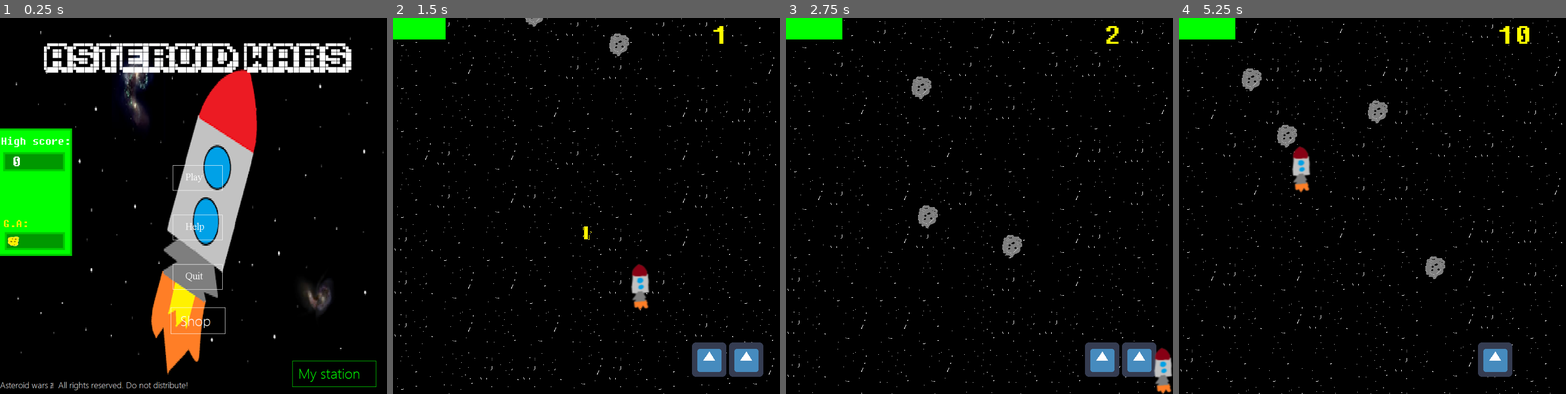
Above: before the commit, frames 1-4 (left to right).
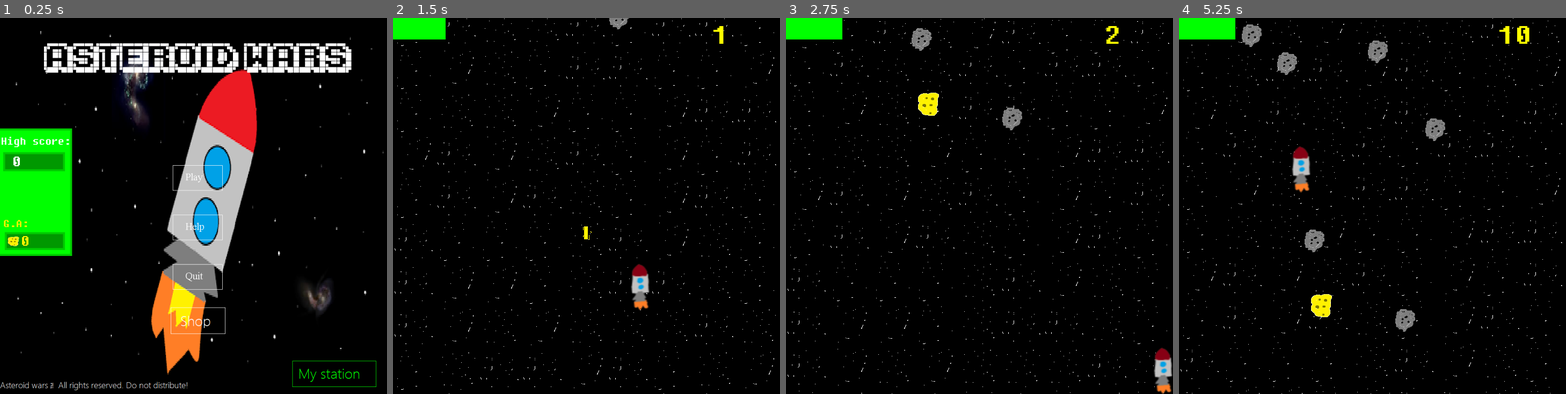
Above: after the commit, the same moments.

Repository: muhdsalm/AsteroidWars2.0
Game: Godot game, scene res://Scenes/Main Menu.tscn
Same seed, same stepped clock (60 frames per second), same inputs: the game is played once before the commit and once after it. The engine's default icon, where the game draws it, is replaced by a stand-in: a white triangle on a blue panel in a dark square.
Inputs (mouse positions are in pixels of both pictures, inside the frame that each line leads up to):
- Up to frame 1 (0.25 s): no input
- Up to frame 2 (1.5 s): click (590, 179) at 0.5 s; hold D (Right) from 1.28 s (still down); hold Space (Fire) from 1.28 s (still down)
- Up to frame 3 (2.75 s): release D (Right) at 2.03 s; release Space (Fire) at 2.03 s; hold Down (Down) from 2.03 s (still down); tap R at 2.1 s
- Up to frame 4 (5.25 s): release Down (Down) at 2.78 s; hold D (Right) 2.78-3.53 s; hold Space (Fire) 2.78-3.53 s; hold Up (Up) 3.53-4.28 s; tap R at 3.6, 5.1 s; hold Space (Fire) 4.28-5.03 s; hold Left (Left) from 4.28 s (still down)

The runs differ from the first frame. In frame 1, less than 0.1% of the frame differs, in the area x 5-8%, y 58-61%; in frame 2, 2.0%; in frame 3, 3.0%; in frame 4, 3.3%, in the area x 16-87%, y 1-96%.

Commit message:
Golden Asteroids
> Made asteroids 2 times slower
> Removed Shields (because asteroids are slower so we don't need them
anymore.
> Added the possibility of being a golden asteroid to the asteroid code
> Added GA to the pointsystem
> Added GA to the saver
> Nothing happens for 10 seconds after killing jupiter to give the
player a break (untested)

Diff:
--- a/V4/Assets/Asteroid.gd
+++ b/V4/Assets/Asteroid.gd
@@ -5,10 +5,15 @@
 # var a = 2
 # var b = "text"
 var collision
+var golden_asteroid = false
 
 # Called when the node enters the scene tree for the first time.
 func _ready():
 	PointSystem.spawnDelay = 1000 - int(PointSystem.points / 100)
+	if int(rand_range(0, 10)) == 1:
+		golden_asteroid = true
+		$Sprite.texture = load("res://res/Asteroids/golden_asteroid.png")
+		print("SHINY!!!")
 
 
 # Called every frame. 'delta' is the elapsed time since the previous frame.
@@ -16,7 +21,7 @@
 #	pass
 
 func _physics_process(delta):
-	move_and_slide(Vector2.DOWN * PointSystem.asteroidSpeed)
+	move_and_slide(Vector2.DOWN * PointSystem.asteroidSpeed/2)
 
 
 	if position.y > 800:
@@ -24,6 +29,8 @@
 
 
 func _on_Area2D_body_entered(body):
+	if golden_asteroid:
+		PointSystem.temp_golden_asteroids += int(rand_range(5, 10))
 	PointSystem.points += 5
 	print("killed by:", body)
 	PointSystem.asteroidsDefeated += 1
--- a/V4/Assets/Default Rocket.gd
+++ b/V4/Assets/Default Rocket.gd
@@ -6,7 +6,6 @@
 # var b = "text"
 var Velocity = Vector2.ZERO
 var speed = 500
-export var shields = 2
 
 
 # Called when the node enters the scene tree for the first time.
@@ -15,19 +14,7 @@
 
 
 # Called every frame. 'delta' is the elapsed time since the previous frame.
-func _process(delta):
-	$Sprite.global_position = Vector2(589, 636)
-	$Sprite2.global_position = Vector2(658, 636)
 
-	if shields == 2:
-		$Sprite.visible = true
-		$Sprite2.visible = true
-	if shields == 1:
-		$Sprite.visible = true
-		$Sprite2.visible = false
-	if shields == 0:
-		$Sprite.visible = false
-		$Sprite2.visible = false
 func _physics_process(delta):
 
 	move_and_collide(Velocity * delta)
@@ -71,7 +58,5 @@
 
 func _on_Area2D_body_entered(body):
 
-	shields -= 1
-	if shields == -1:
-		MusicAutoLoad.StopMusic()
-		get_tree().change_scene("res://Scenes/GameOver.tscn")
+	MusicAutoLoad.StopMusic()
+	get_tree().change_scene("res://Scenes/GameOver.tscn")
--- a/V4/Assets/Default Rocket.tscn
+++ b/V4/Assets/Default Rocket.tscn
@@ -1,22 +1,13 @@
-[gd_scene load_steps=5 format=2]
+[gd_scene load_steps=4 format=2]
 
 [ext_resource path="res://res/Rockets/default rocket/default_rocket_small.png" type="Texture" id=1]
 [ext_resource path="res://Assets/Default Rocket.gd" type="Script" id=2]
-[ext_resource path="res://icon.png" type="Texture" id=3]
 
 [sub_resource type="RectangleShape2D" id=1]
 extents = Vector2( 16.5, 41.5 )
 
 [node name="DefaultRocket" type="KinematicBody2D"]
 script = ExtResource( 2 )
-
-[node name="Sprite" type="Sprite" parent="."]
-position = Vector2( 589, 636 )
-texture = ExtResource( 3 )
-
-[node name="Sprite2" type="Sprite" parent="."]
-position = Vector2( 658, 636 )
-texture = ExtResource( 3 )
 
 [node name="Sprite3" type="Sprite" parent="."]
 texture = ExtResource( 1 )
--- a/V4/Assets/Jupiter.gd
+++ b/V4/Assets/Jupiter.gd
@@ -5,6 +5,7 @@
 # var a = 2
 # var b = "text"
 var life = 20
+var isdead = false
 
 
 # Called when the node enters the scene tree for the first time.
@@ -36,15 +37,22 @@
 		$LifeBar.texture = load("res://res/bosses/boss health bars/jupiter/jupiter.health.0%.png")
 
 
-	if life <= 0:
-		PointSystem.bossIsOnTheScene = false
+	if life <= 0 and !isdead:
 		print("me dead xD")
+		isdead = true
 		MusicAutoLoad.StartAfterJupiterMusic()
-		queue_free()
+		$Area2D.queue_free()
+		$Sprite.queue_free()
+		$Timer.start()
+
 
 
 func _on_Area2D_body_entered(body):
 	life -= 1
 	PointSystem.points += 15
-	print("Life minused")
-	print(life)
+
+
+
+func _on_Timer_timeout():
+	PointSystem.bossIsOnTheScene = false
+	queue_free()
--- a/V4/Assets/Jupiter.tscn
+++ b/V4/Assets/Jupiter.tscn
@@ -44,4 +44,9 @@
 z_index = 1
 texture = ExtResource( 3 )
 
+[node name="Timer" type="Timer" parent="."]
+wait_time = 10.0
+one_shot = true
+
 [connection signal="body_entered" from="Area2D" to="." method="_on_Area2D_body_entered"]
+[connection signal="timeout" from="Timer" to="." method="_on_Timer_timeout"]
--- a/V4/AutoLoads/PointSystem.gd
+++ b/V4/AutoLoads/PointSystem.gd
@@ -14,6 +14,9 @@
 var asteroidIncrementer = 1
 var paused = false
 
+var golden_asteroids = 0
+var temp_golden_asteroids = 0
+
 # Called when the node enters the scene tree for the first time.
 func _ready():
 	pass # Replace with function body.
@@ -25,7 +28,6 @@
 		asteroidSpeed += 100
 		asteroidIncrementer += 1
 		#print(asteroidIncrementer)
-	print(asteroidSpeed)
 func resetSpeed():
 	asteroidSpeed = 300
 	asteroidIncrementer = 1
--- a/V4/AutoLoads/Saver.gd
+++ b/V4/AutoLoads/Saver.gd
@@ -24,7 +24,8 @@
 			"FPSShown": PerformanceMonitor.FPSShown,
 			"bestScore": PointSystem.bestScore,
 			"music_volume": MusicAutoLoad.music_volume,
-			"sound": MusicAutoLoad.sound
+			"sound": MusicAutoLoad.sound,
+			"golden_asteroids": PointSystem.golden_asteroids
 	})
 	else:
 		$AcceptDialog.dialog_text = "Saving game data failed with: " + error
@@ -42,6 +43,7 @@
 			PointSystem.bestScore = game_data["bestScore"]
 			MusicAutoLoad.music_volume = game_data["music_volume"]
 			MusicAutoLoad.sound = game_data["sound"]
+			PointSystem.golden_asteroids = game_data["golden_asteroids"]
 		else:
 			$AcceptDialog.dialog_text = "Loading Game data failed with: " + error
 			$AcceptDialog.show()
--- a/V4/Scenes/GameOver.gd
+++ b/V4/Scenes/GameOver.gd
@@ -7,6 +7,7 @@
 var tempCurrentScore = 0
 var tempCurrentBestScore = 0
 var tempCurrentAsteroidsDefeated = 0
+var tempCurrentGAGained = PointSystem.temp_golden_asteroids
 var pointsleft = 0
 var justUseGlobalScore = false
 
@@ -24,6 +25,7 @@
 		PointSystem.bestScore = PointSystem.points
 
 	PointSystem.totalPoints = PointSystem.points
+	PointSystem.golden_asteroids += PointSystem.temp_golden_asteroids
 	print(PointSystem.points)
 	print(PointSystem.bestScore)
 	print(PointSystem.asteroidsDefeated)
@@ -36,11 +38,13 @@
 	$Score.text = String(tempCurrentScore)
 	$BestScore.text = String(tempCurrentBestScore)
 	$AsteroidsDefeated.text = String(tempCurrentAsteroidsDefeated)
+	$GAGained.text = String(tempCurrentGAGained)
 
 	if justUseGlobalScore:
 		$Score.text = String(PointSystem.points)
 		$BestScore.text = String(PointSystem.bestScore)
 		$AsteroidsDefeated.text = String(PointSystem.asteroidsDefeated)
+		$GAGained.text = String(PointSystem.golden_asteroids)
 
 	if pointsleft < 100:
 		pointsleft-=1
--- a/V4/Scenes/GameOver.tscn
+++ b/V4/Scenes/GameOver.tscn
@@ -66,6 +66,14 @@
 custom_fonts/font = SubResource( 6 )
 text = "0"
 
+[node name="GAGained" type="Label" parent="."]
+margin_left = 316.0
+margin_top = 492.0
+margin_right = 388.0
+margin_bottom = 540.0
+custom_fonts/font = SubResource( 6 )
+text = "0"
+
 [node name="CrashSound" type="AudioStreamPlayer" parent="."]
 stream = ExtResource( 4 )
 volume_db = -10.0
--- a/V4/Scenes/Main Menu.gd
+++ b/V4/Scenes/Main Menu.gd
@@ -12,6 +12,7 @@
 	if !(MusicAutoLoad.menu_music_playing):
 		MusicAutoLoad.StartMusic()
 	$HighScoreLevel.text = String(PointSystem.bestScore)
+	$GoldemAsteroidLabel.text = String(PointSystem.golden_asteroids)
 
 
 # Called every frame. 'delta' is the elapsed time since the previous frame.
--- a/V4/Scenes/Main Menu.tscn
+++ b/V4/Scenes/Main Menu.tscn
@@ -1,8 +1,9 @@
-[gd_scene load_steps=10 format=2]
+[gd_scene load_steps=12 format=2]
 
 [ext_resource path="res://res/UI/main_page_small.png" type="Texture" id=1]
 [ext_resource path="res://Scenes/Main Menu.gd" type="Script" id=2]
 [ext_resource path="res://res/fonts/fixedsys.ttf" type="DynamicFontData" id=3]
+[ext_resource path="res://res/fonts/ScoreFont.tres" type="DynamicFontData" id=4]
 
 [sub_resource type="StyleBoxEmpty" id=1]
 
@@ -17,6 +18,10 @@
 [sub_resource type="DynamicFont" id=6]
 size = 32
 font_data = ExtResource( 3 )
+
+[sub_resource type="DynamicFont" id=7]
+size = 32
+font_data = ExtResource( 4 )
 
 [node name="Main Menu" type="Control"]
 anchor_right = 1.0
@@ -99,6 +104,15 @@
 custom_fonts/font = SubResource( 6 )
 text = "0"
 
+[node name="GoldemAsteroidLabel" type="Label" parent="."]
+modulate = Color( 1, 0.94902, 0, 1 )
+margin_left = 37.0
+margin_top = 398.0
+margin_right = 114.0
+margin_bottom = 430.0
+custom_fonts/font = SubResource( 7 )
+text = "0"
+
 [connection signal="button_down" from="PlayButton" to="." method="_on_PlayButton_pressed"]
 [connection signal="pressed" from="PlayButton" to="." method="_on_PlayButton_pressed"]
 [connection signal="button_down" from="HelpButton" to="." method="_on_HelpButton_pressed"]
Not shown, changed: V4/Exports/Asteroid Wars Alpha 9.0 - Windows.zip
Not shown, changed: V4/Exports/Asteroid Wars Alpha 9.0.pck
Not shown, changed: V4/Exports/Asteroid Wars Alpha 9.0.x86_64
